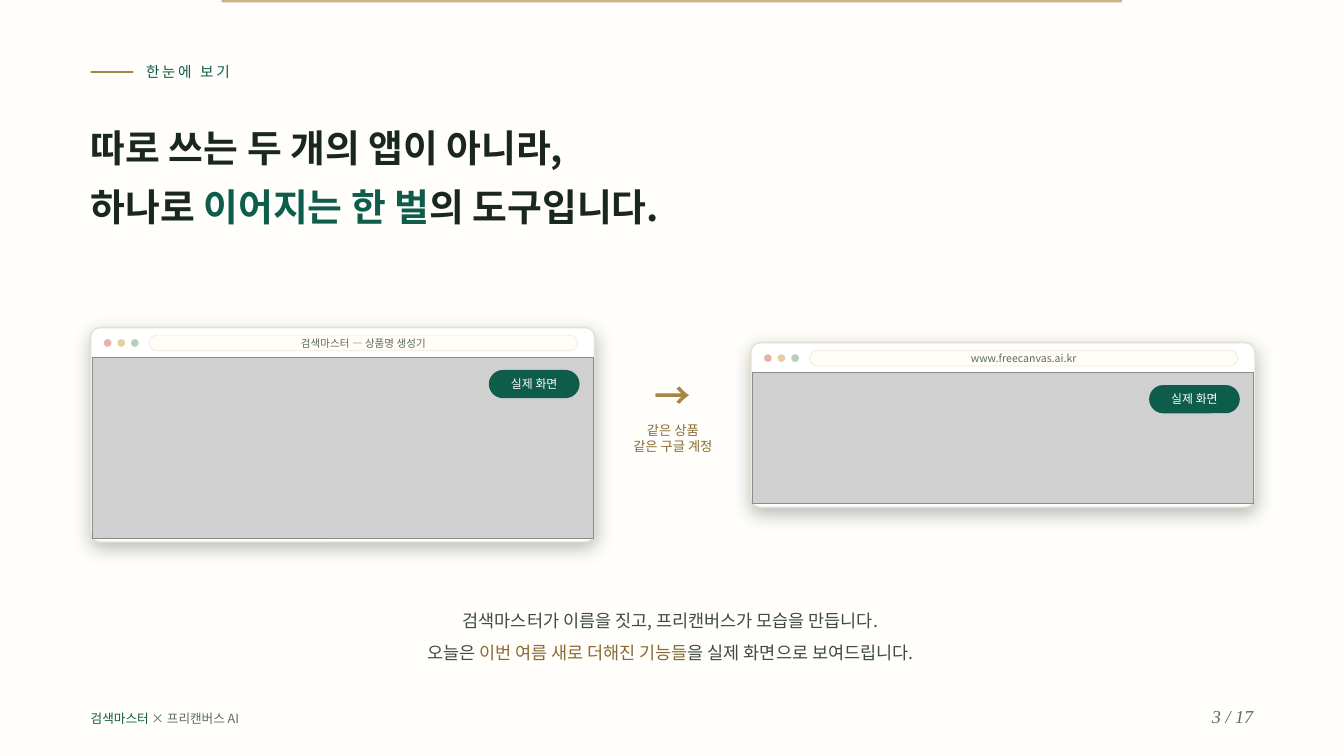
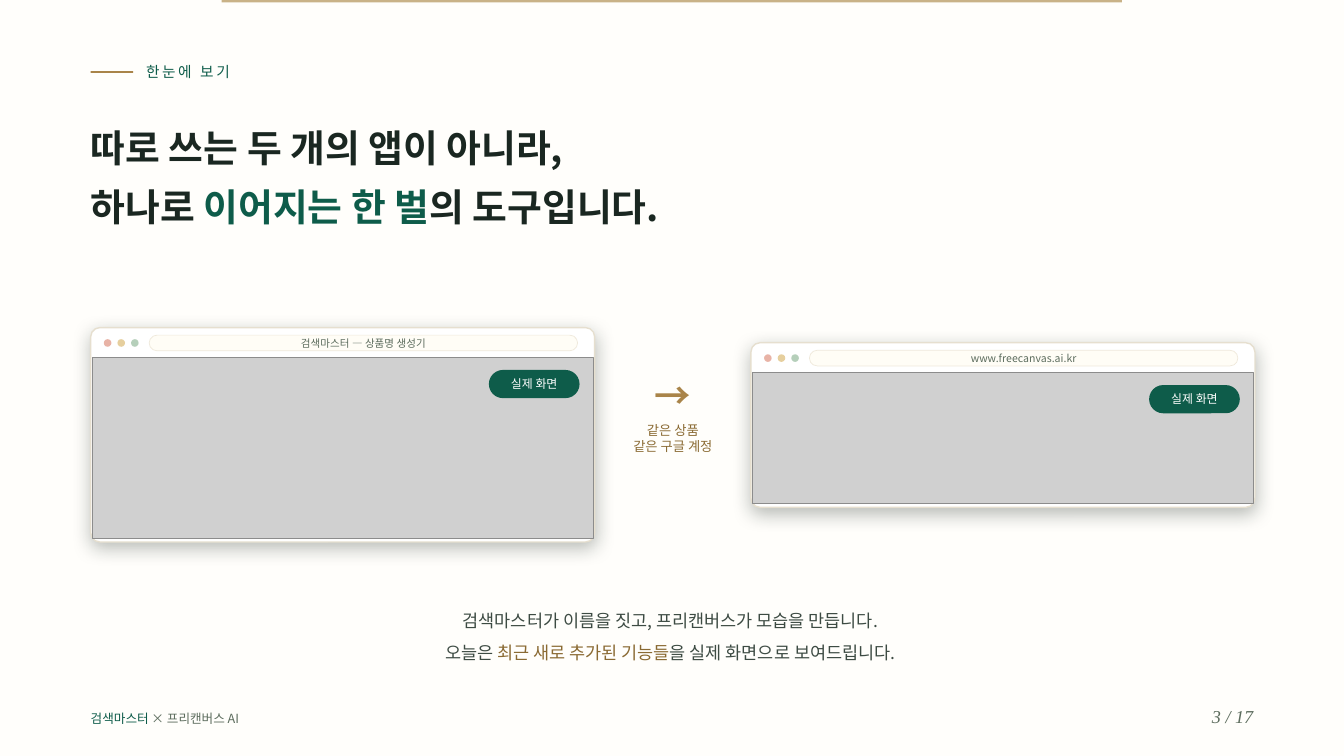
Before and after one commit to ramiteacher/searchmaster-x-freecanvas, a slide deck: slide 3 of slides.pptx. Drawn at 1344x756 pixels with LibreOffice and Linux fonts; fonts in the diff are those of the drawing; grey boxes stand for pictures. Boxes give left, top, right and bottom in pixels: in the first picture for what was removed or moved away, otherwise in the second. Text is boxed around its words. In the diff, an @@ line names an element or a change of style, - is before the commit and + after.

Commit message:
문구 정리: 열걸음·유월·여름 업데이트 류 표현 제거, 단계 표기 통일

```diff
--- a/slides.pptx
+++ b/slides.pptx
@@ text at bbox=[445, 644, 895, 661]: text changed @@
-오늘은 이번 여름 새로 더해진 기능들을 실제 화면으로 보여드립니다.
+오늘은 최근 새로 추가된 기능들을 실제 화면으로 보여드립니다.
```
Also in this commit, not shown: 8 other slides changed, 1 other file.
